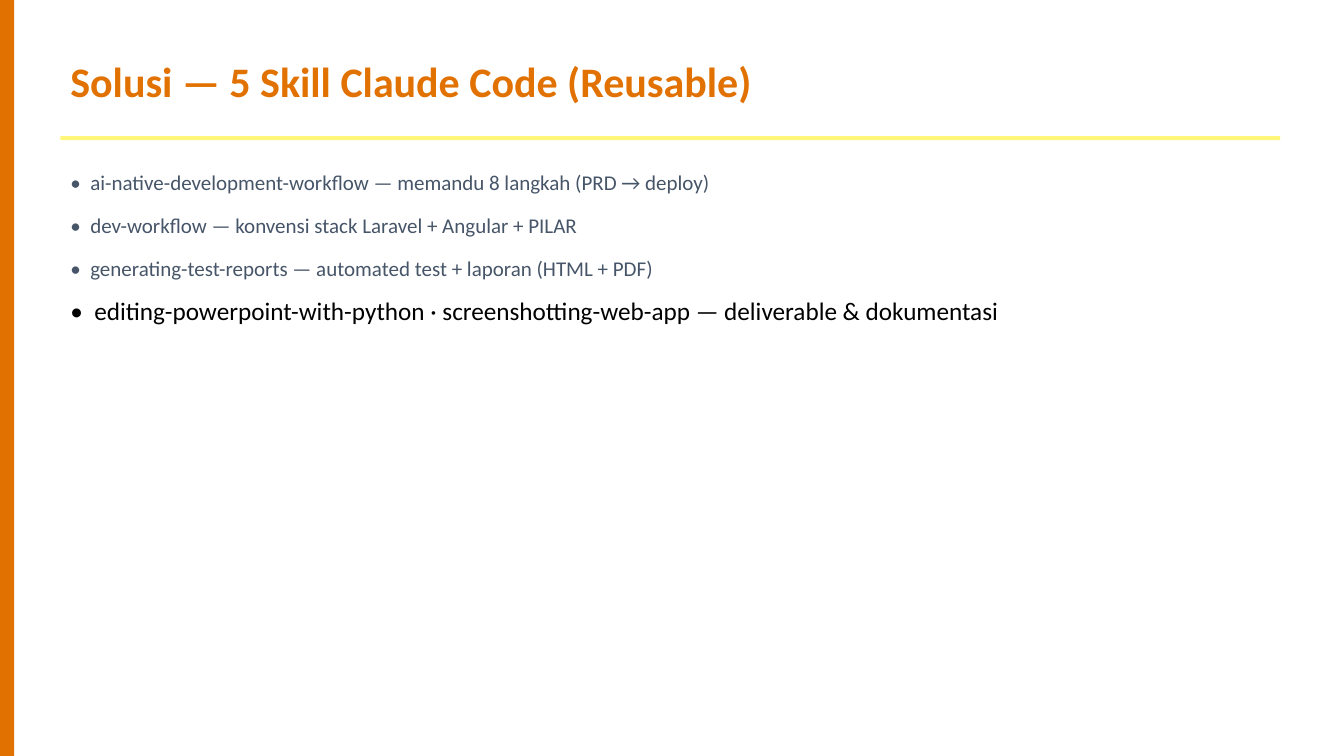
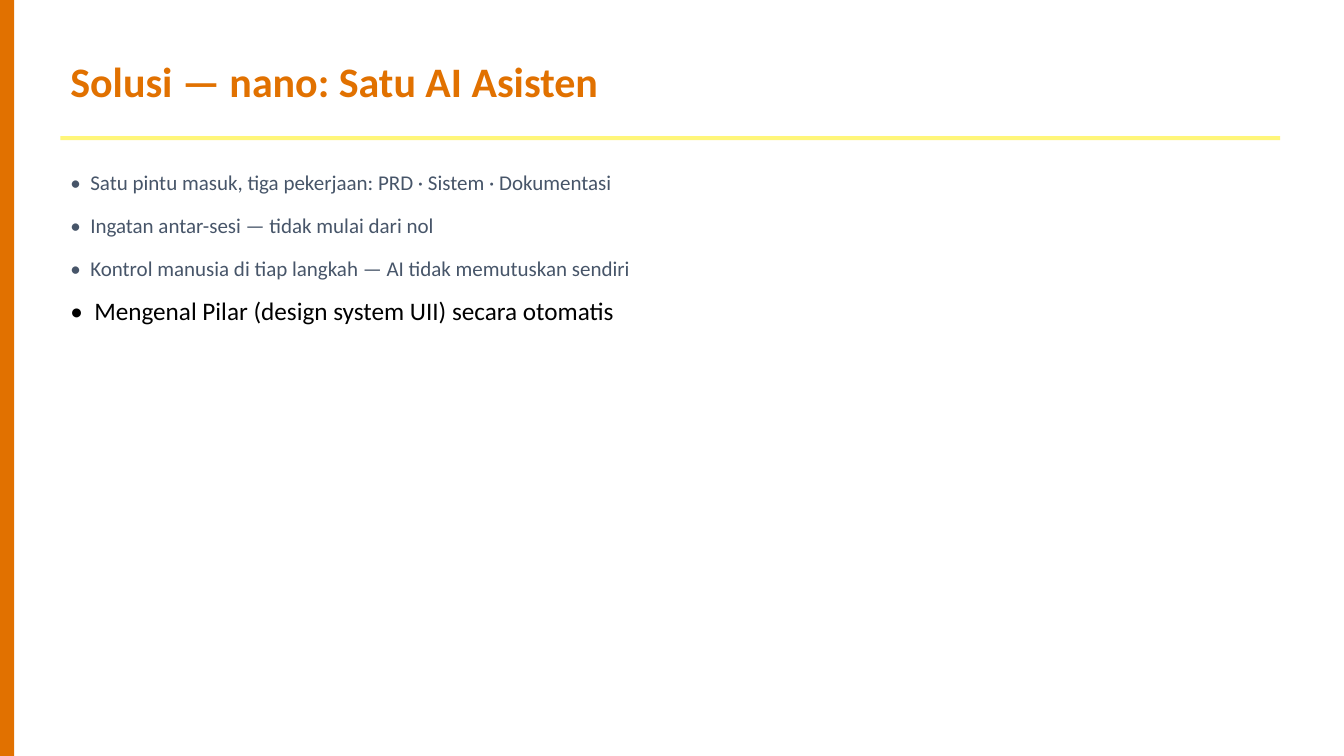
Before and after one commit to dhenta312/hackathon-appraisal, a slide deck: slide 3 of Presentasi-Penilaian-Kinerja.pptx. Drawn at 1344x756 pixels with LibreOffice and Linux fonts; fonts in the diff are those of the drawing. Boxes give left, top, right and bottom in pixels: in the first picture for what was removed or moved away, otherwise in the second. Text is boxed around its words. In the diff, an @@ line names an element or a change of style, - is before the commit and + after.

```diff
--- a/Presentasi-Penilaian-Kinerja.pptx
+++ b/Presentasi-Penilaian-Kinerja.pptx
@@ text at (70,67,598,98): text changed @@
-Solusi — 5 Skill Claude Code (Reusable)
+Solusi — nano: Satu AI Asisten
@@ text at (90,175,630,325): text changed @@
-• ai-native-development-workflow — memandu 8 langkah (PRD → deploy)
-• dev-workflow — konvensi stack Laravel + Angular + PILAR
-• generating-test-reports — automated test + laporan (HTML + PDF)
-• editing-powerpoint-with-python · screenshotting-web-app — deliverable & dokumentasi
+• Satu pintu masuk, tiga pekerjaan: PRD · Sistem · Dokumentasi
+• Ingatan antar-sesi — tidak mulai dari nol
+• Kontrol manusia di tiap langkah — AI tidak memutuskan sendiri
+• Mengenal Pilar (design system UII) secara otomatis
```
Also in this commit, not shown: 6 other slides changed, 1 slide added, 1 slide removed, 2 other files.
